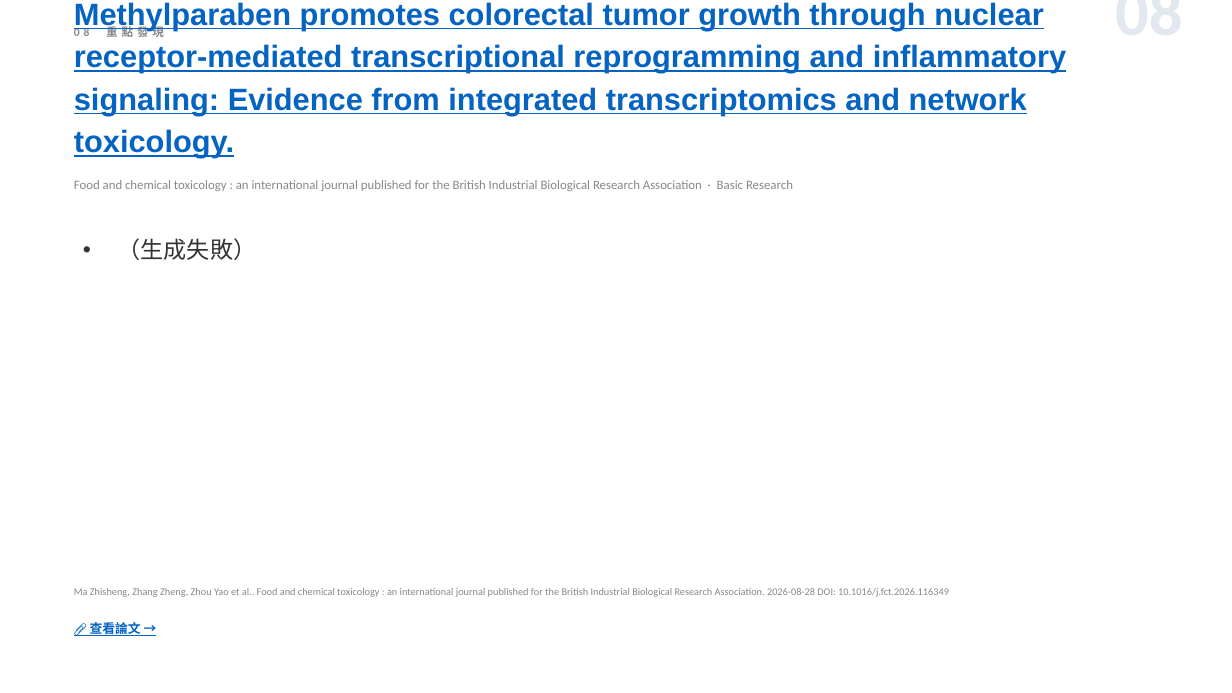
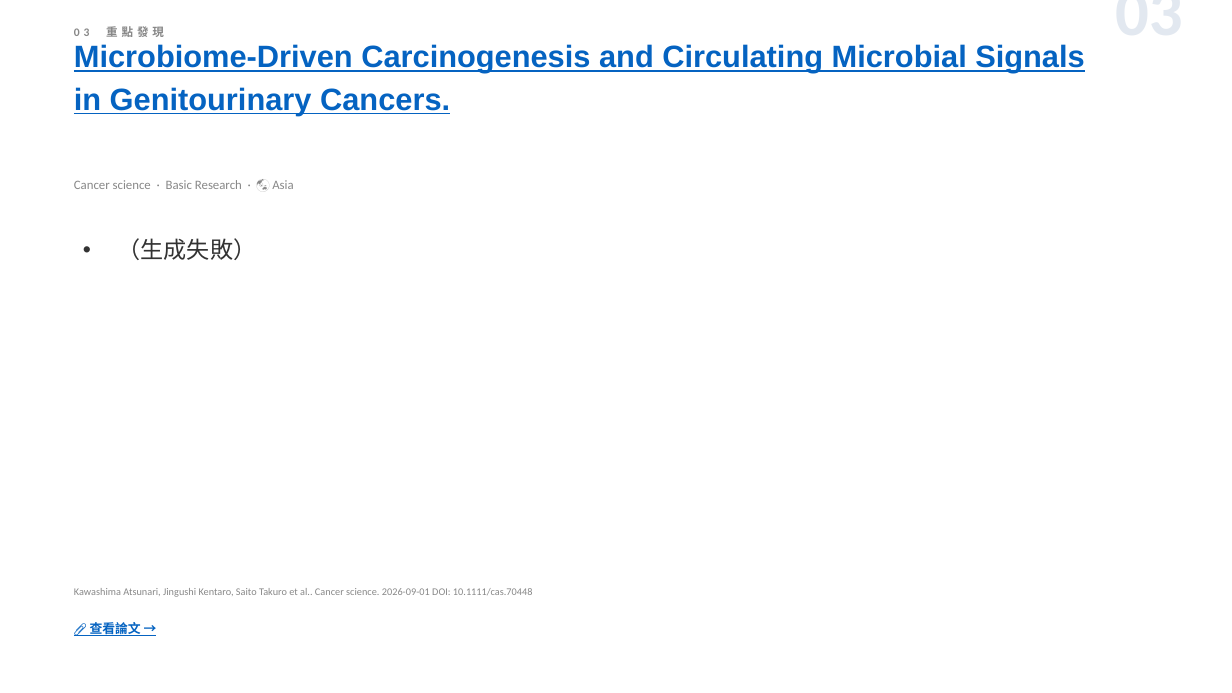
Before and after one commit to jejenhu-maker/colorectal-weekly-digest, a slide deck: slide 5 of docs/digest-zh.pptx (slide 10 before the commit). Drawn at 1232x693 pixels with LibreOffice and Linux fonts; fonts in the diff are those of the drawing. Boxes give left, top, right and bottom in pixels: in the first picture for what was removed or moved away, otherwise in the second. Text is boxed around its words. In the diff, an @@ line names an element or a change of style, - is before the commit and + after.

```diff
--- a/docs/digest-zh.pptx
+++ b/docs/digest-zh.pptx
@@ text at bbox=[74, 26, 164, 37]: text changed @@
-08 重點發現
+03 重點發現
@@ text at bbox=[924, 9, 1183, 9]: text changed @@
-08
+03
@@ text at bbox=[74, 44, 1084, 115]: text changed @@
-Methylparaben promotes colorectal tumor growth through nuclear receptor-mediated transcriptional reprogramming and inflammatory signaling: Evidence from integrated transcriptomics and network toxicology.
+Microbiome-Driven Carcinogenesis and Circulating Microbial Signals in Genitourinary Cancers.
@@ text at bbox=[74, 180, 293, 189]: text changed @@
-Food and chemical toxicology : an international journal published for the British Industrial Biological Research Association · Basic Research
+Cancer science · Basic Research · 🌏 Asia
@@ text at bbox=[74, 588, 533, 597]: text changed @@
-Ma Zhisheng, Zhang Zheng, Zhou Yao et al.. Food and chemical toxicology : an international journal published for the British Industrial Biological Research Association. 2026-08-28 DOI: 10.1016/j.fct.2026.116349
+Kawashima Atsunari, Jingushi Kentaro, Saito Takuro et al.. Cancer science. 2026-09-01 DOI: 10.1111/cas.70448
```
Also in this commit, not shown: 11 other slides changed, 2 other files.
